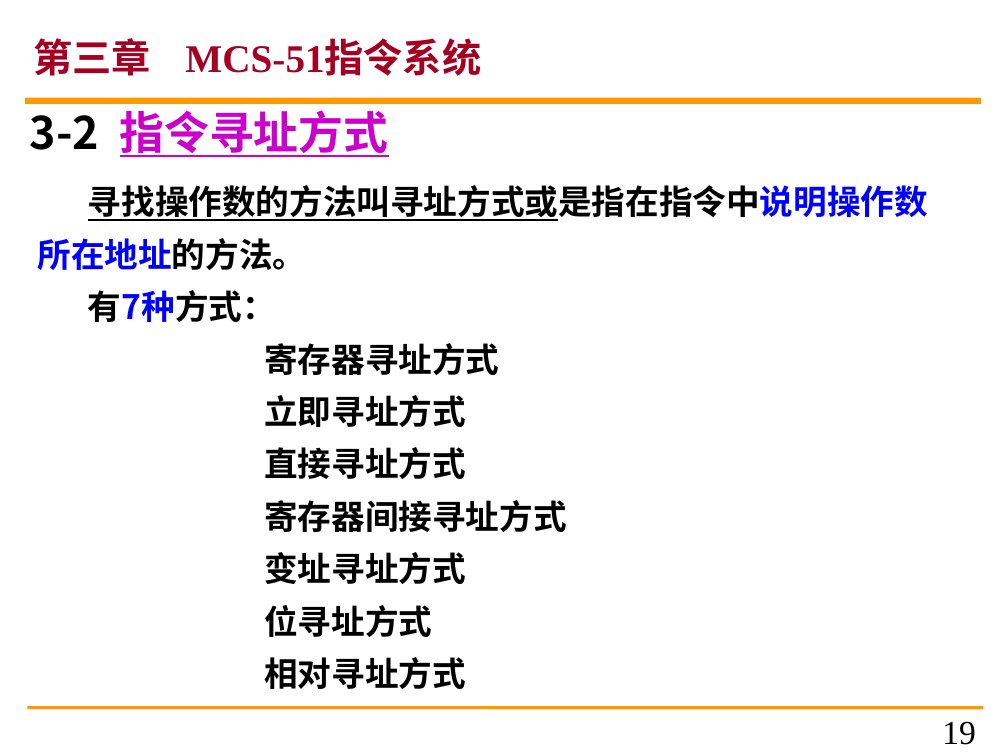
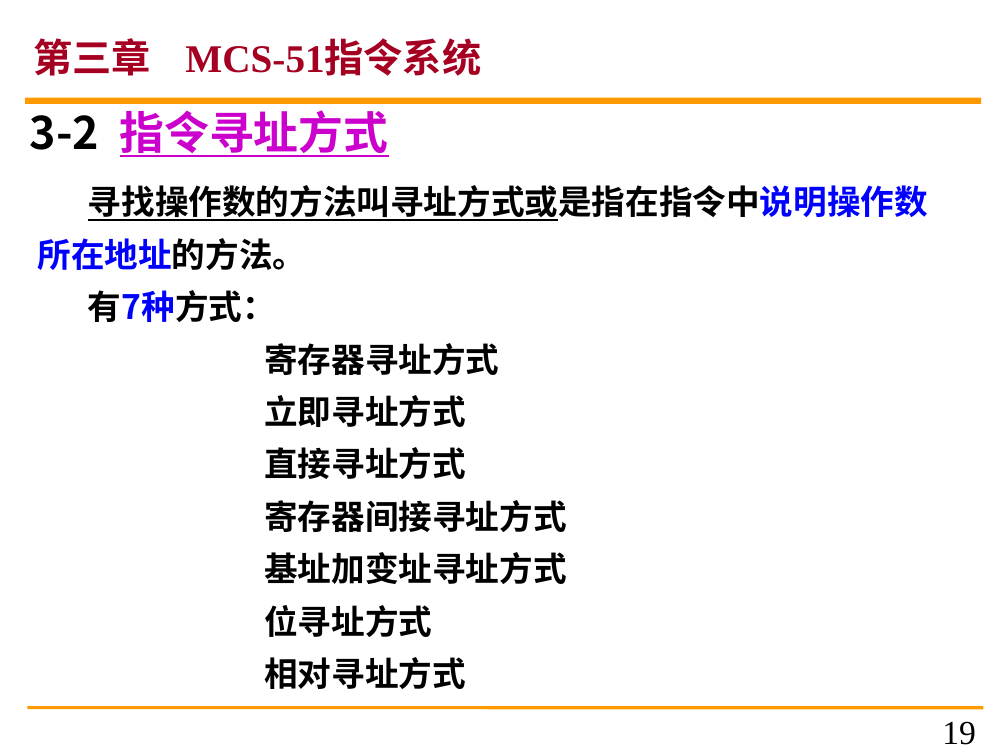
Before and after one commit to caizi333333/Educog-micro2026, a slide deck: slide 19 of public/resources/course/courseware/u3/ch3-v4.pptx. Drawn at 1008x756 pixels with LibreOffice and Linux fonts; fonts in the diff are those of the drawing. Boxes give left, top, right and bottom in pixels: in the first picture for what was removed or moved away, otherwise in the second. Text is boxed around its words. In the diff, an @@ line names an element or a change of style, - is before the commit and + after.

```diff
--- a/public/resources/course/courseware/u3/ch3-v4.pptx
+++ b/public/resources/course/courseware/u3/ch3-v4.pptx
@@ text at (264,552,566,584): text changed @@
-变址寻址方式
+基址加变址寻址方式
```
Also in this commit, not shown: 15 other slides changed, 11 other files.
